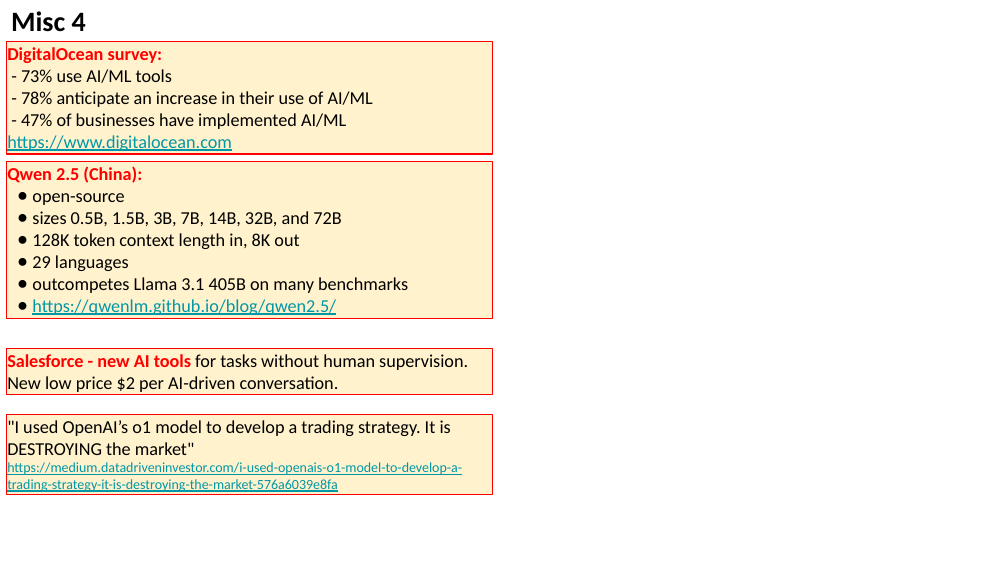
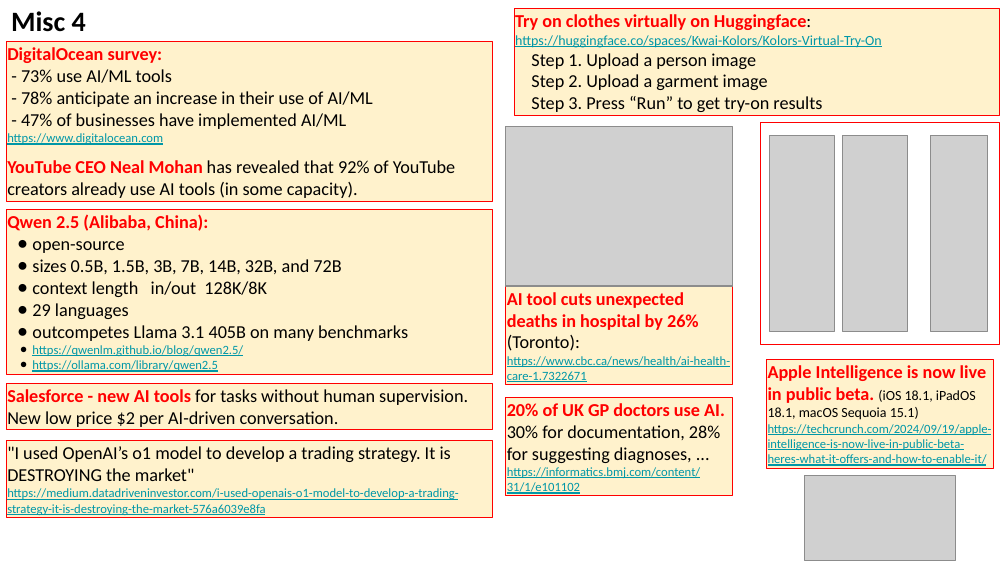
Before and after one commit to lselector/seminar, a slide deck: slide 11 of 2024/2024-09-20-AI-Updates.pptx (slide 9 before the commit). Drawn at 1008x567 pixels with LibreOffice and Linux fonts; fonts in the diff are those of the drawing; grey boxes stand for pictures. Boxes give left, top, right and bottom in pixels: in the first picture for what was removed or moved away, otherwise in the second. Text is boxed around its words. In the diff, an @@ line names an element or a change of style, - is before the commit and + after.

Commit message:
update

```diff
--- a/2024/2024-09-20-AI-Updates.pptx
+++ b/2024/2024-09-20-AI-Updates.pptx
@@ rectangle added at [514,8,1000,115], fill #FFF2CC, outline #FF0000 0.75 pt, 13 pt, text #000000 @@
+Try on clothes virtually on Huggingface:
+https://huggingface.co/spaces/Kwai-Kolors/Kolors-Virtual-Try-On
+Step 1. Upload a person image
+Step 2. Upload a garment image
+Step 3. Press “Run” to get try-on results
@@ rectangle "DigitalOcean survey:": place and size @@
-rectangle "DigitalOcean survey:" at [6,41,492,153]
+rectangle "DigitalOcean survey:" at [6,41,492,202]
@@ text in rectangle at [7,133,163,145]: size 13 to 9 pt in "https://www.digitalocean.com" @@
@@ picture added at [506,126,733,285] @@
@@ group added at [760,122,999,345]: 3 pictures, 1 rectangle @@
@@ text in rectangle at [7,160,455,198]: paragraph added @@
+YouTube CEO Neal Mohan has revealed that 92% of YouTube creators already use AI tools (in some capacity).
@@ rectangle "Qwen 2.5 (Alibaba, China):": place and size @@
-rectangle "Qwen 2.5 (Alibaba, China):" at [6,162,492,319]
+rectangle "Qwen 2.5 (Alibaba, China):" at [6,210,492,375]
@@ text in rectangle at [7,214,208,231]: text changed @@
-Qwen 2.5 (China):
+Qwen 2.5 (Alibaba, China):
@@ text in rectangle at [32,281,267,297]: text changed @@
-● 128K token context length in, 8K out
+● context length in/out 128K/8K
@@ rectangle added at [506,286,733,385], fill #FFF2CC, outline #FF0000 0.75 pt, 9 pt, text #0097A7, underline @@
+AI tool cuts unexpected deaths in hospital by 26% (Toronto):
+https://www.cbc.ca/news/health/ai-health-care-1.7322671
@@ text in rectangle at [32,345,243,356]: size 13 to 9 pt in "https://qwenlm.github.io/blog/qwen2.5/"; indent changed @@
@@ rectangle added at [766,359,993,468], fill #FFF2CC, outline #FF0000 0.75 pt, 9 pt, text #0097A7, underline @@
+Apple Intelligence is now live in public beta. (iOS 18.1, iPadOS 18.1, macOS Sequoia 15.1)
+https://techcrunch.com/2024/09/19/apple-intelligence-is-now-live-in-public-beta-heres-what-it-offers-and-how-to-enable-it/
@@ rectangle "Salesforce - new AI tools ...": place and size @@
-rectangle "Salesforce - new AI tools ..." at [6,348,492,394]
+rectangle "Salesforce - new AI tools ..." at [6,383,492,429]
@@ text in rectangle at [32,360,217,372]: paragraph added @@
+● https://ollama.com/library/qwen2.5
@@ rectangle added at [506,397,733,496], fill #FFF2CC, outline #FF0000 0.75 pt, 13 pt, text #000000 @@
+20% of UK GP doctors use AI. 30% for documentation, 28% for suggesting diagnoses, ...
+https://informatics.bmj.com/content/31/1/e101102
@@ rectangle ""I used OpenAI’s o1 model ...": place and size @@
-rectangle ""I used OpenAI’s o1 model ..." at [6,414,492,494]
+rectangle ""I used OpenAI’s o1 model ..." at [6,440,492,517]
@@ picture added at [804,476,956,560] @@
@@ text in rectangle at [7,488,459,515]: size 10 to 9 pt in "https://medium.datadriveninvestor.com/i-used-openais-o1-mode ..." @@
```
Also in this commit, not shown: 8 other slides changed, 3 slides added.
